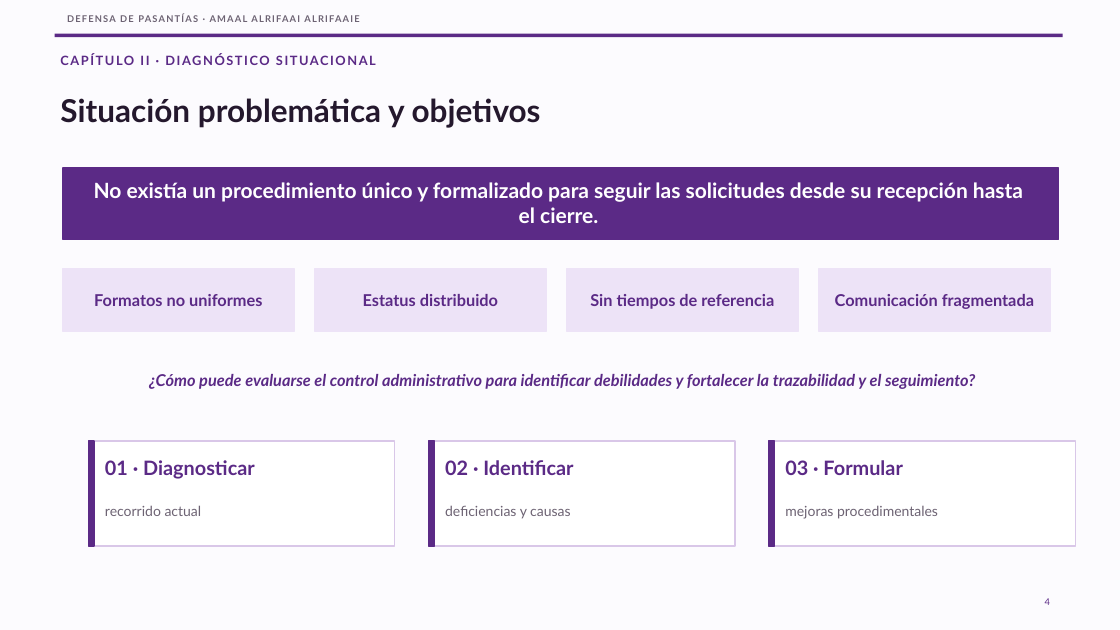
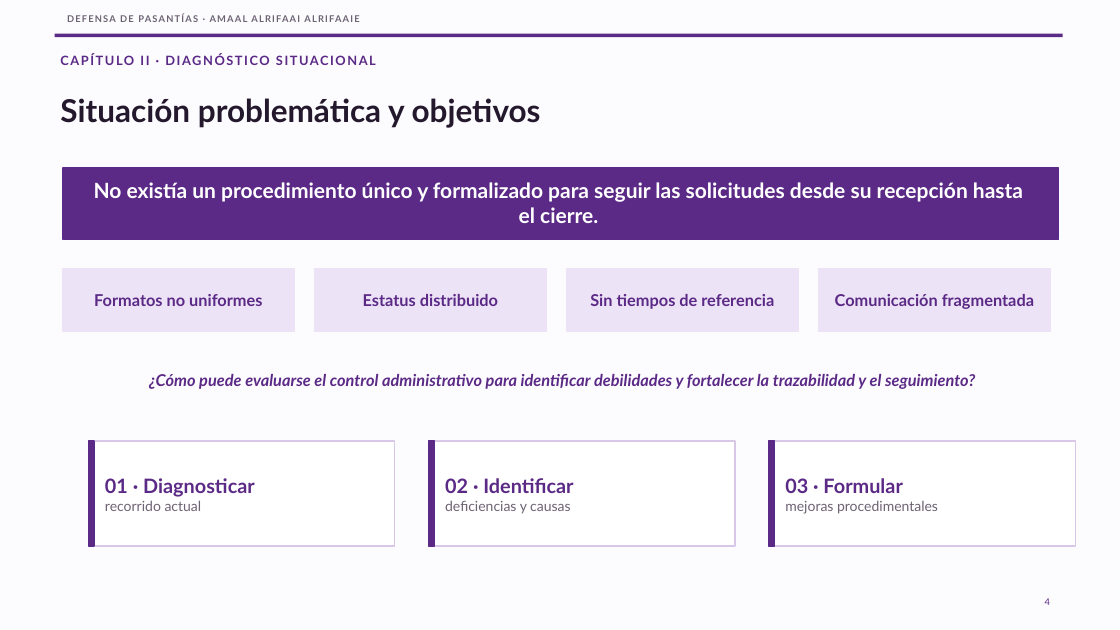
Before and after one commit to JulJuliano/tarea_pasantia, a slide deck: slide 4 of amaal/presentacion/Defensa_Amaal_10_laminas.pptx. Drawn at 1120x630 pixels with LibreOffice and Linux fonts; fonts in the diff are those of the drawing. Boxes give left, top, right and bottom in pixels: in the first picture for what was removed or moved away, otherwise in the second. Text is boxed around its words. In the diff, an @@ line names an element or a change of style, - is before the commit and + after.

```diff
--- a/amaal/presentacion/Defensa_Amaal_10_laminas.pptx
+++ b/amaal/presentacion/Defensa_Amaal_10_laminas.pptx
@@ text at [445,478,573,493]: paragraph added @@
+02 · Identificar
@@ text "02 · Identificar": place and size @@
-text "02 · Identificar" at [445,506,570,519]
+text "02 · Identificar" at [445,478,573,514]
@@ text removed at [445,460,573,475] @@
-02 · Identificar
@@ text at [785,478,902,493]: paragraph added @@
+03 · Formular
@@ text "03 · Formular": place and size @@
-text "03 · Formular" at [785,505,938,519]
+text "03 · Formular" at [785,478,938,514]
@@ text removed at [785,460,902,475] @@
-03 · Formular
@@ text at [105,500,202,511]: paragraph added @@
+recorrido actual
@@ text removed at [105,505,202,516] @@
-recorrido actual
```
Also in this commit, not shown: 7 other slides changed, 2 other files.
